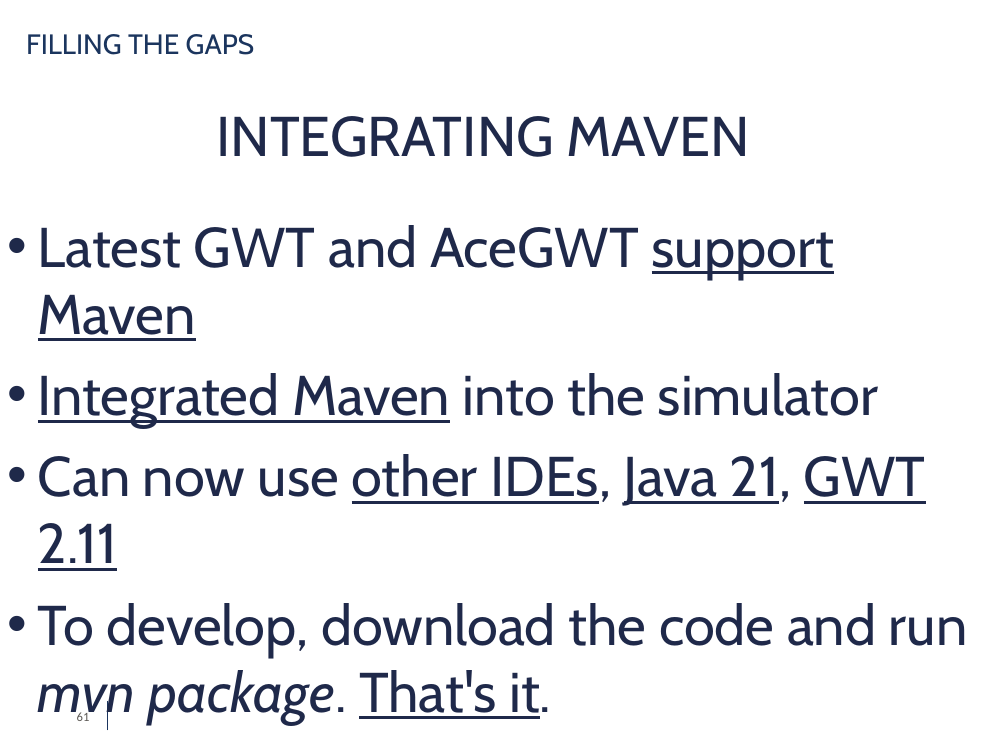
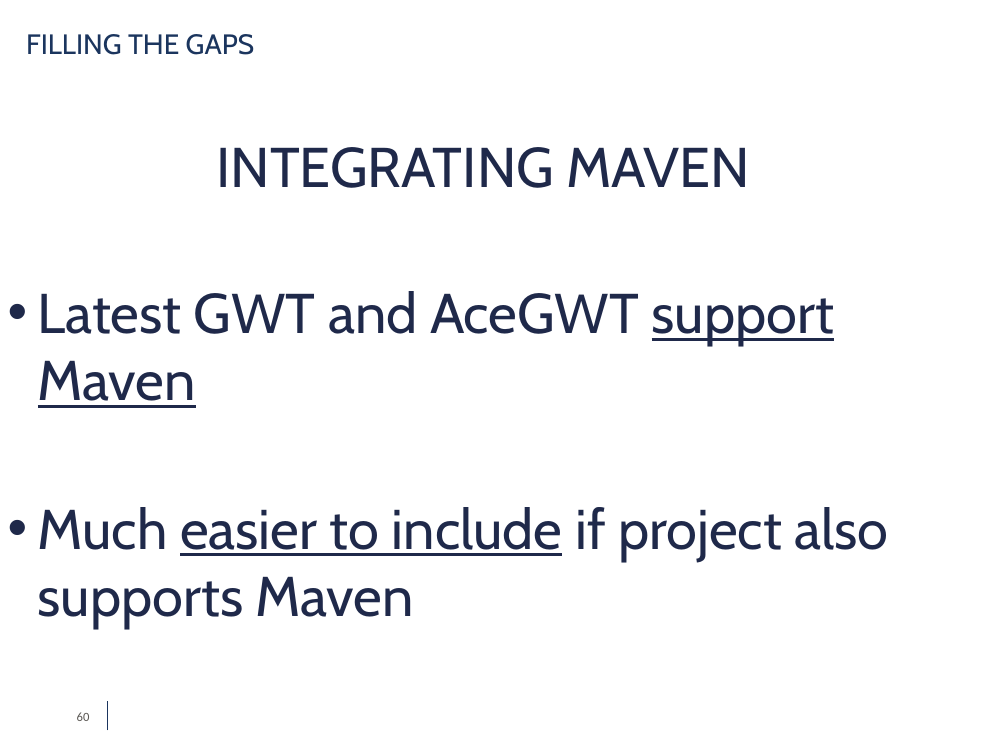
Before and after one commit to simdeistud/bachelors-thesis, a slide deck: slide 60 of SlidesDeiana4_3 -ABRIDGED.pptx (slide 61 before the commit). Drawn at 1008x756 pixels with LibreOffice and Linux fonts; fonts in the diff are those of the drawing; background and template pictures are left out. Boxes give left, top, right and bottom in pixels: in the first picture for what was removed or moved away, otherwise in the second. Text is boxed around its words. In the diff, an @@ line names an element or a change of style, - is before the commit and + after.

```diff
--- a/SlidesDeiana4_3 -ABRIDGED.pptx
+++ b/SlidesDeiana4_3 -ABRIDGED.pptx
@@ text "INTEGRATING MAVEN": place and size @@
-text "INTEGRATING MAVEN" at [216,116,751,157]
+text "INTEGRATING MAVEN" at [216,147,751,188]
@@ text "Latest GWT and AceGWT support ...": place and size @@
-text "Latest GWT and AceGWT support ..." at [38,225,968,724]
+text "Latest GWT and AceGWT support ..." at [38,291,889,628]
@@ text at [38,507,889,628]: text changed @@
-• Integrated Maven into the simulator
-• Can now use other IDEs, Java 21, GWT 2.11
-• To develop, download the code and run mvn package. That's it.
+• Much easier to include if project also supports Maven
@@ page number at [77,712,90,721]: text changed @@
-61
+60
```
Also in this commit, not shown: 16 other slides changed, 4 slides added, 4 slides removed, 1 other file.
